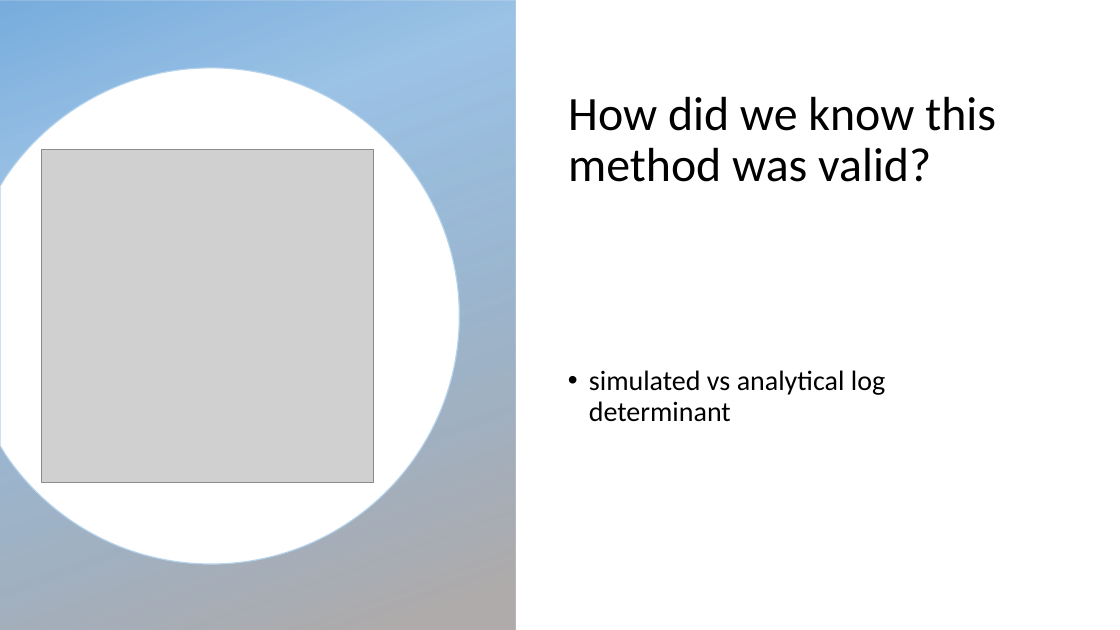
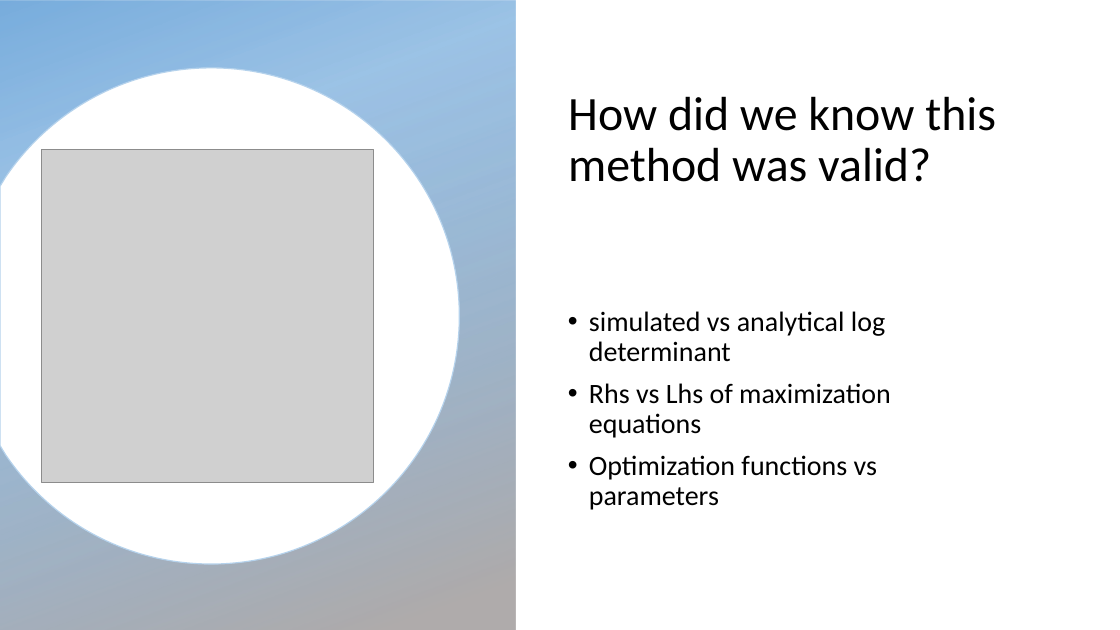
Before and after one commit to ndorilas2014/RMTProject, a slide deck: slide 28 of Presentation(RMT).pptx (slide 26 before the commit). Drawn at 1120x630 pixels with LibreOffice and Linux fonts; fonts in the diff are those of the drawing; grey boxes stand for pictures; background and template pictures are left out. Boxes give left, top, right and bottom in pixels: in the first picture for what was removed or moved away, otherwise in the second. Text is boxed around its words. In the diff, an @@ line names an element or a change of style, - is before the commit and + after.

```diff
--- a/Presentation(RMT).pptx
+++ b/Presentation(RMT).pptx
@@ text at (589,383,891,510): paragraphs added @@
+• Rhs vs Lhs of maximization equations
+• Optimization functions vs parameters
```
Also in this commit, not shown: 8 other slides changed, 10 slides added, 3 slides removed, 36 other files.
